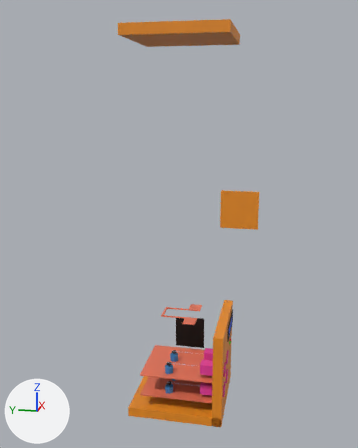
What one commit did to the Blender file mobilemedibox.blend.
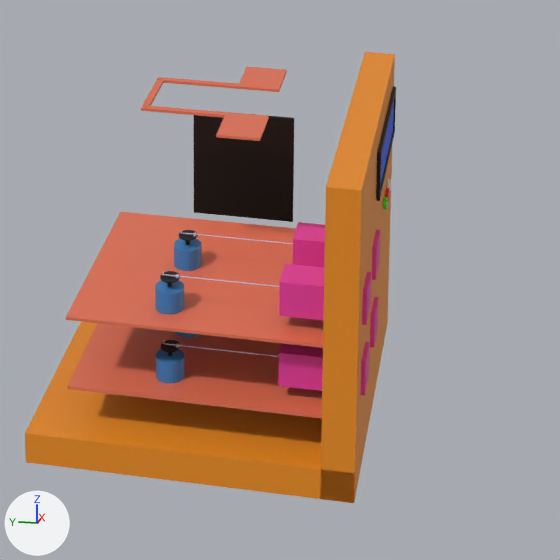
There are two pictures of each version: one from a 50 mm camera at (-10.01, -0.91, 6.56) aimed at (0.49, 1.19, 3.93), one close up on the part from 34% to 78% of the width and 64% to 99% of the height. Lighting does not change. The marker at lower left points along +X, +Y and +Z.
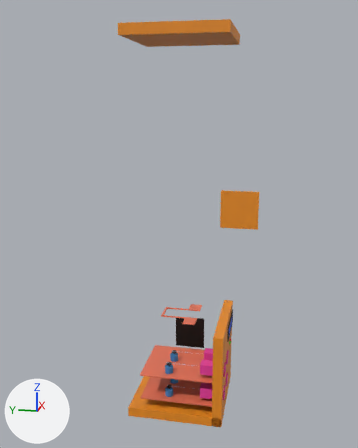
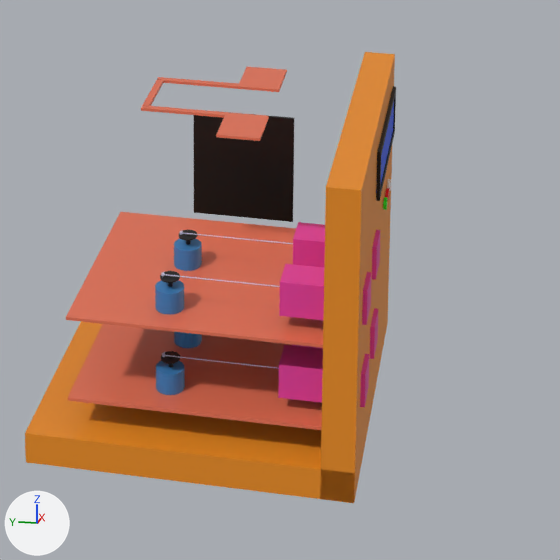
Where the newer file only moved an object's origin or applied its transform, the numbers keep the older frame.

Changed parts and their boxes (x1, y1, x2, y2) in the close-ups (560 x 560 px):
'Cube.008', moved
    before: (67, 323, 322, 418)
    after: (68, 324, 322, 430)
'Cylinder.011', moved
    before: (163, 340, 370, 396)
    after: (164, 345, 369, 407)
'Cylinder.009', moved
    before: (156, 349, 185, 384)
    after: (156, 361, 185, 395)
'Cylinder.014', moved
    before: (370, 297, 379, 348)
    after: (292, 308, 378, 359)
'Cylinder.010', mesh turned
    before: (161, 340, 180, 356)
    after: (161, 351, 180, 367)

Patch to the scene script:
```diff
--- a/mobilemedibox.blend.py
+++ b/mobilemedibox.blend.py
@@ me_cylinder_008 @@
 me_cylinder_008.from_pydata(...)  # 192 vertices, 102 faces; spans x -0.7297..-0.6005, y 1.1988..1.317, z 1.0909..1.168
 # used by ob_cylinder_010; location = (0.0, -0.087, -0.464)
+# me_cylinder_008 part 1: the whole mesh is turned -180 degrees about the z axis through its middle, then moved by (0.0022, 0.0011, -0.0787)
 me_cylinder_008.materials.append(mat_material_010)
@@ ob_cube_008 @@
 ob_cube_008 = bpy.data.objects.new('Cube.008', me_cube_005)
-ob_cube_008.location = (0.0, 0.0, -0.464)
+ob_cube_008.location = (0.0, 0.0, -0.543)
@@ ob_cylinder_009 @@
 ob_cylinder_009 = bpy.data.objects.new('Cylinder.009', me_cylinder_007)
-ob_cylinder_009.location = (0.0, -0.087, -0.464)
+ob_cylinder_009.location = (0.0, -0.087, -0.543)
@@ ob_cylinder_011 @@
 ob_cylinder_011 = bpy.data.objects.new('Cylinder.011', me_cylinder_009)
-ob_cylinder_011.location = (0.0, 0.003, -0.464)
+ob_cylinder_011.location = (0.0, 0.002, -0.543)
@@ ob_cylinder_014 @@
 ob_cylinder_014 = bpy.data.objects.new('Cylinder.014', me_cylinder_023)
-ob_cylinder_014.location = (0.525, 0.003, -0.464)
+ob_cylinder_014.location = (0.526, 0.002, -0.543)
```
